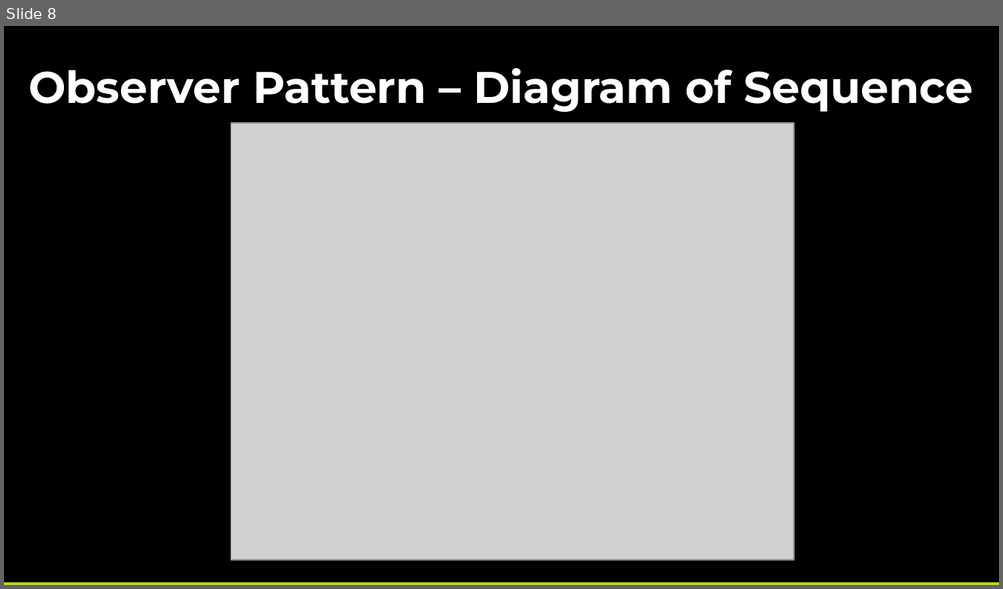
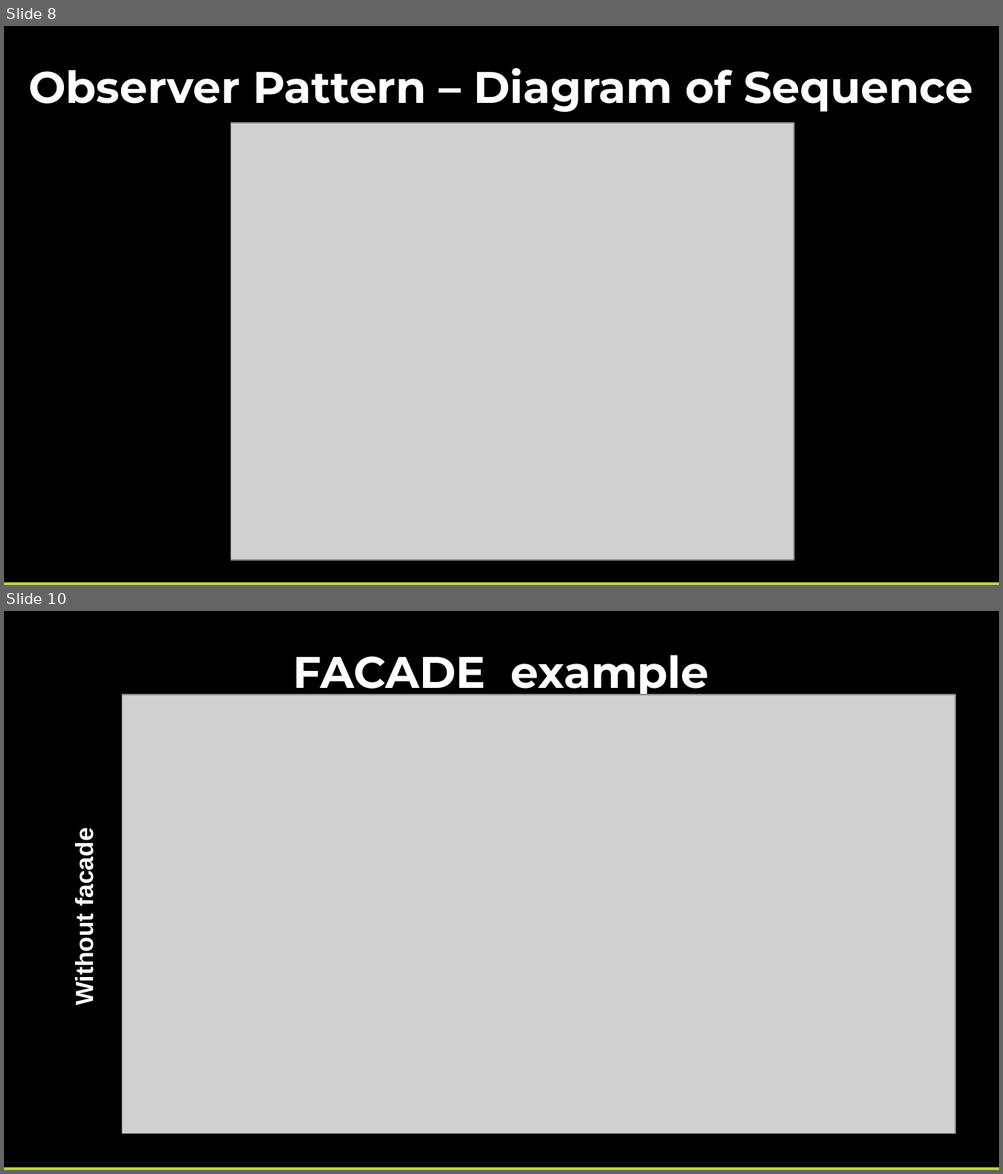
Before and after one commit to pcastellanos/TeamTraining, a slide deck: Design Patterns/Design Patterns.pptx. Shown one above the other, each under a label of ours: slide 8 before the commit, slides 8 and 10 after it; the slides between them are not shown. The pictures are 1003x589 and 1003x1174 pixels, drawn with LibreOffice and Linux fonts; fonts in the diff are those of the drawing; grey boxes stand for pictures. Boxes give left, top, right and bottom in pixels: in the first picture for what was removed or moved away, otherwise in the second. Text is boxed around its words. In the diff, an @@ line names an element or a change of style, - is before the commit and + after.

Commit message:
Facade example

```diff
--- a/Design Patterns/Design Patterns.pptx
+++ b/Design Patterns/Design Patterns.pptx
@@ slide 10 added at [4, 611, 999, 1170], background #000000 @@
@@ text added at [293, 655, 708, 699], 32 pt, text #FFFFFF, bold @@
+FACADE example
@@ picture added at [122, 695, 955, 1134] @@
@@ text added at [71, 835, 98, 1003], 18 pt, text #FFFFFF, bold @@
+Without facade
@@ rectangle added at [4, 1168, 999, 1170], fill #C1D82F @@
```
Also in this commit, not shown: 2 other slides added, 6 other files.
